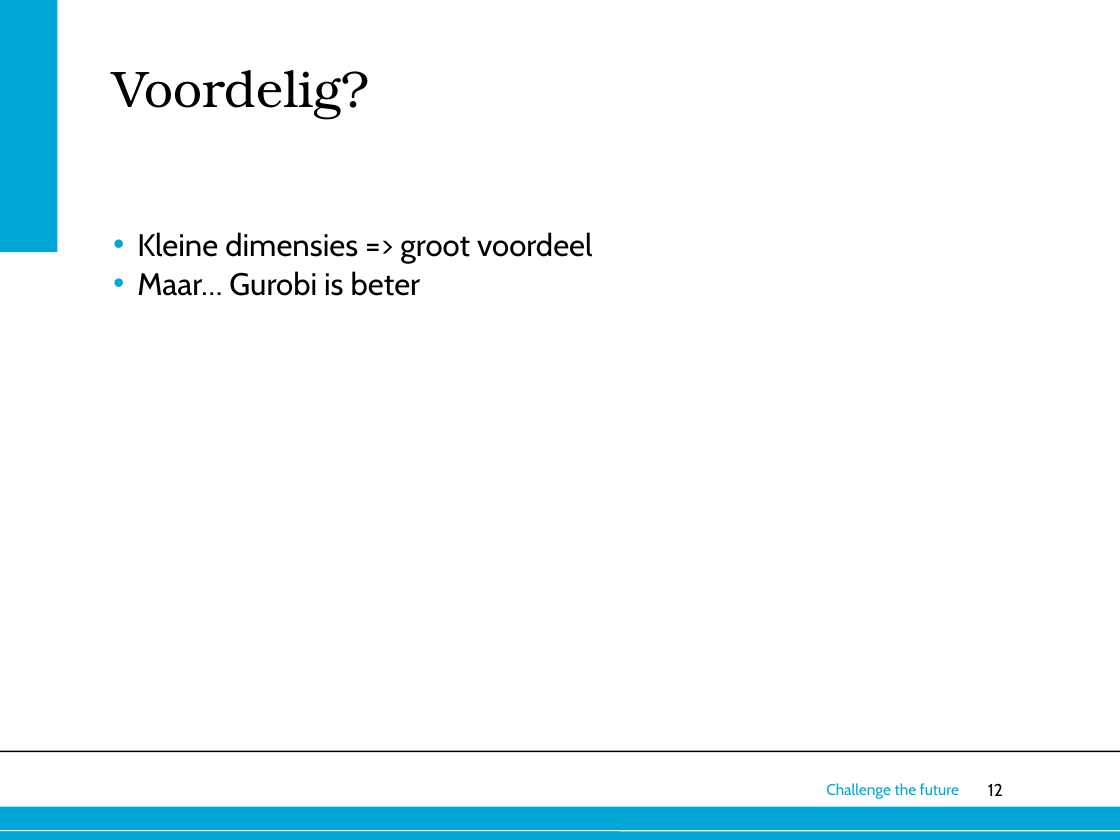
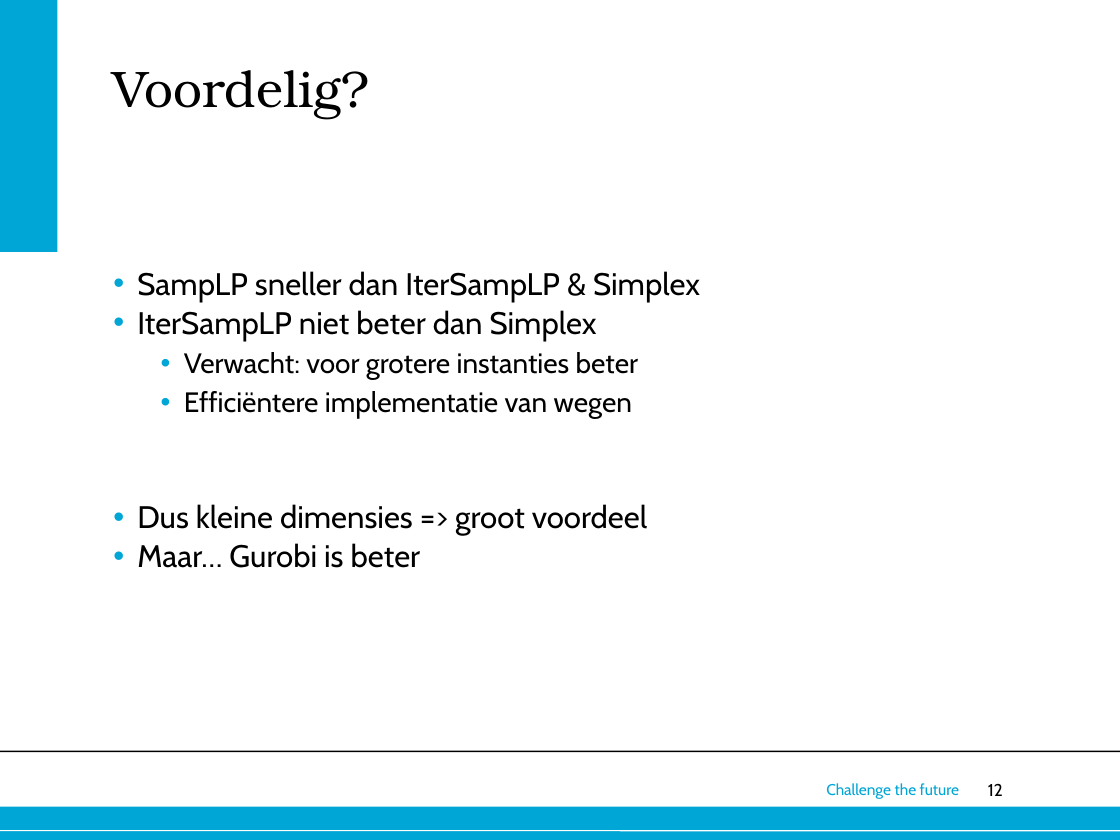
Before and after one commit to mvandertuin/RandomizedAlgorithmsLP, a slide deck: slide 12 of Presentation/presentatie.pptx. Drawn at 1120x840 pixels with LibreOffice and Linux fonts; fonts in the diff are those of the drawing; background and template pictures are left out. Boxes give left, top, right and bottom in pixels: in the first picture for what was removed or moved away, otherwise in the second. Text is boxed around its words. In the diff, an @@ line names an element or a change of style, - is before the commit and + after.

```diff
--- a/Presentation/presentatie.pptx
+++ b/Presentation/presentatie.pptx
@@ text at <box>137,271,700,536</box>: text changed @@
-• Kleine dimensies => groot voordeel
+• SampLP sneller dan IterSampLP & Simplex
+• IterSampLP niet beter dan Simplex
+  • Verwacht: voor grotere instanties beter
+  • Efficiëntere implementatie van wegen
+• Dus kleine dimensies => groot voordeel
```
Also in this commit, not shown: 4 other slides changed.
